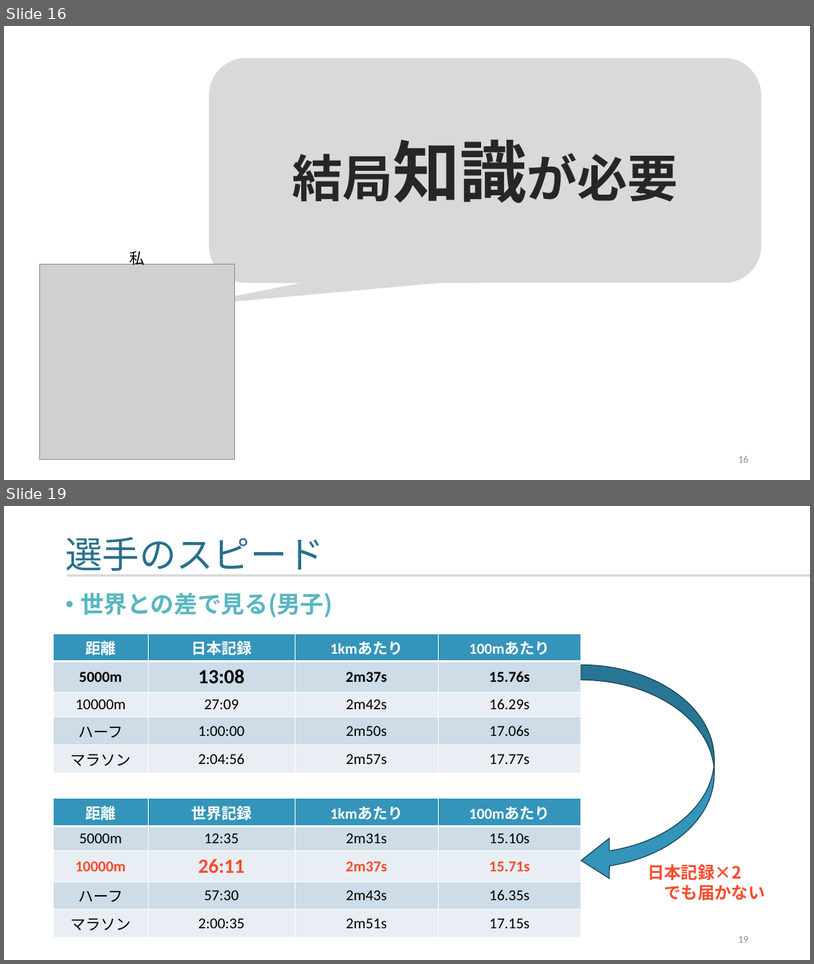
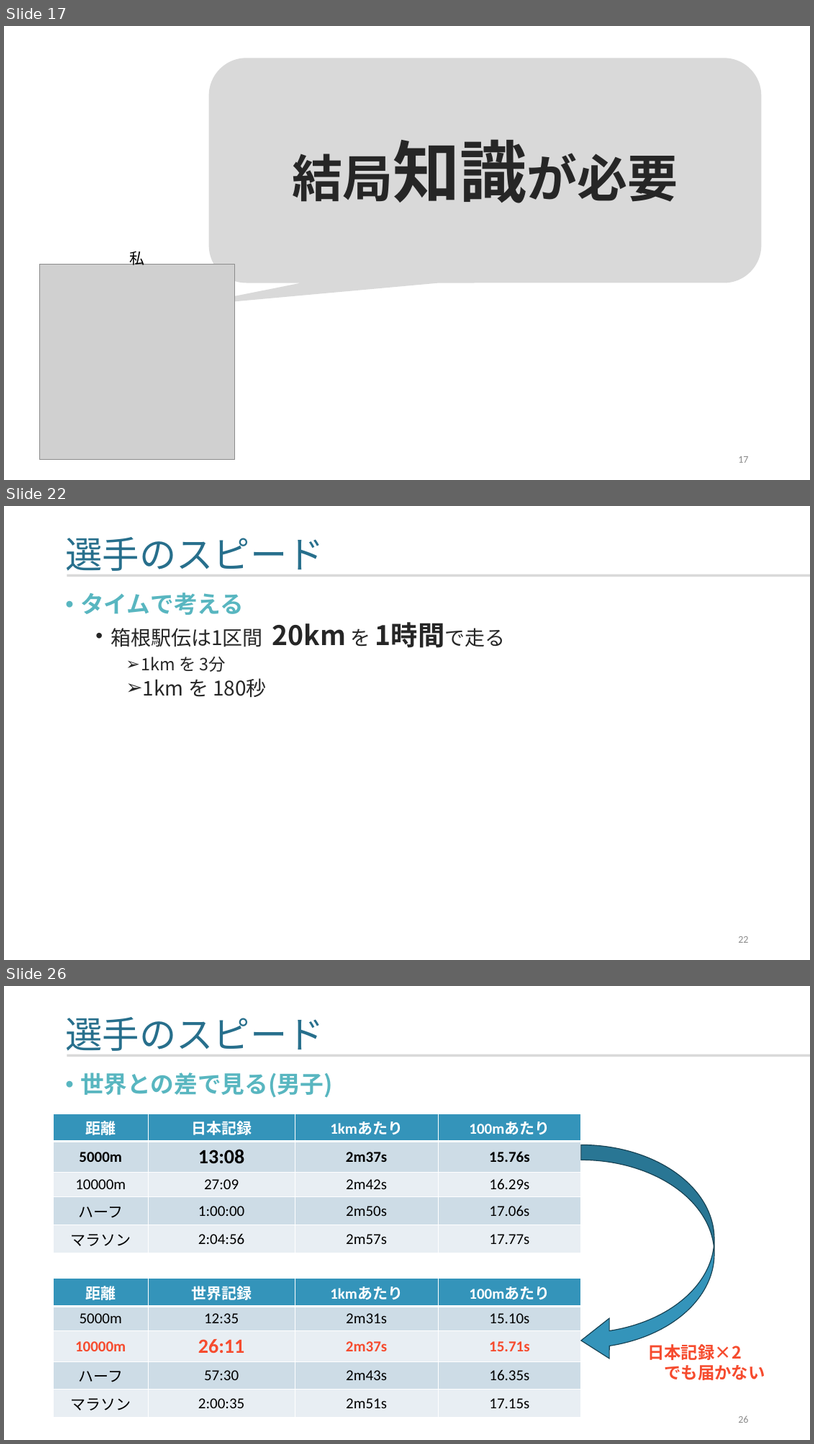
Before and after one commit to yamada-ai/java-prac, a slide deck: 2025_0131_箱根駅伝_aa.pptx. Shown one above the other, each under a label of ours: slides 16 and 19 before the commit, slides 17, 22 and 26 after it; the slides between them are not shown. The pictures are 814x964 and 814x1444 pixels, drawn with LibreOffice and Linux fonts; fonts in the diff are those of the drawing; grey boxes stand for pictures. Boxes give left, top, right and bottom in pixels: in the first picture for what was removed or moved away, otherwise in the second. Text is boxed around its words. In the diff, an @@ line names an element or a change of style, - is before the commit and + after.

```diff
--- a/2025_0131_箱根駅伝_aa.pptx
+++ b/2025_0131_箱根駅伝_aa.pptx
@@ slide 22 added at (x1=4, y1=506, x2=810, y2=960), background #FFFFFF; not listed: 1 template element that a slide beside it also shows @@
@@ title added at (x1=65, y1=537, x2=324, y2=571), 44 pt, text #276F8B @@
+選手のスピード
@@ text added at (x1=80, y1=592, x2=370, y2=697), 24 pt, text #262626 @@
+• タイムで考える
+  • 箱根駅伝は1区間 20km を 1時間で走る
+    ➢ 1km を 3分
+    ➢ 1km を 180秒
@@ page number added at (x1=738, y1=936, x2=748, y2=942), 12 pt, text #8C8C8C @@
+22
@@ what was slide 16 is now slide 17 @@
@@ page number at (x1=738, y1=456, x2=748, y2=462): text changed @@
-16
+17
@@ what was slide 19 is now slide 26 @@
@@ page number at (x1=738, y1=1416, x2=748, y2=1422): text changed @@
-19
+26
```
Also in this commit, not shown: 13 slides changed, 9 other slides added.
